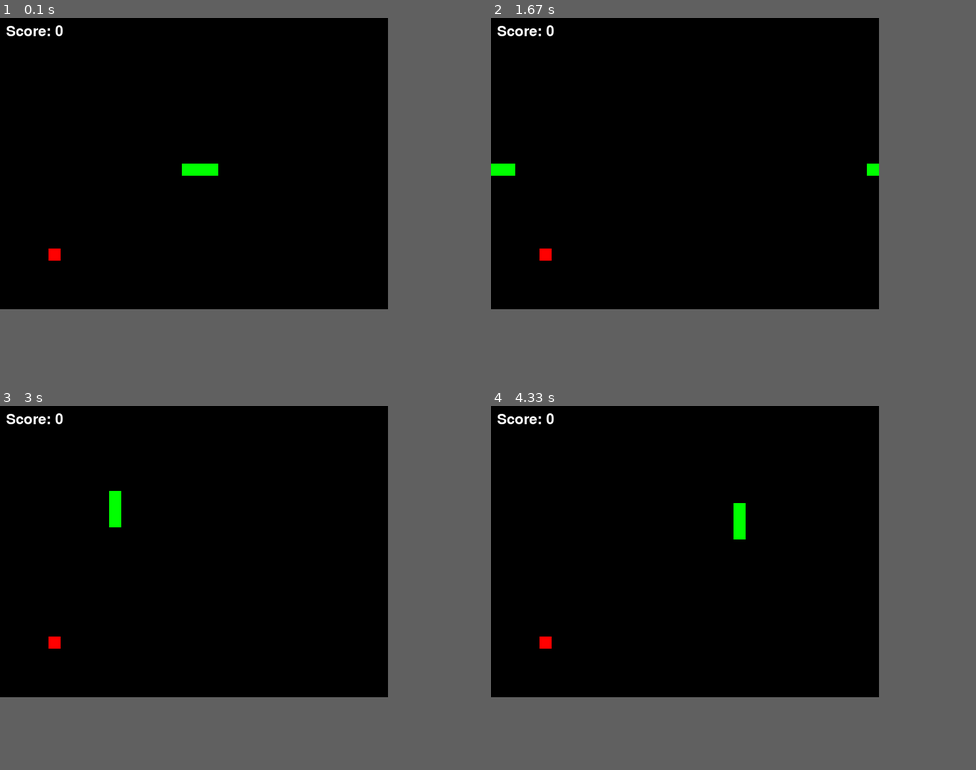
Above: before the commit, frames 1-4 (two rows, left to right).
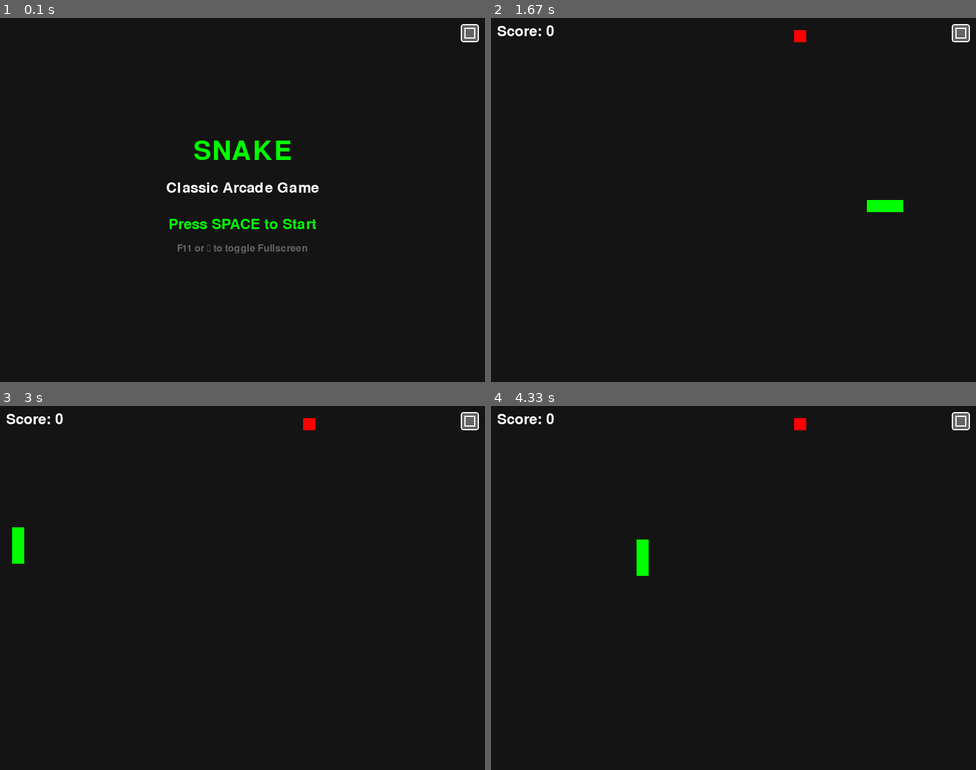
Above: after the commit, the same moments.

Repository: L1ght05/pygame
Game: pygame game, started from main.py
Same seed, same stepped clock (60 frames per second), same inputs: the game is played once before the commit and once after it.
Inputs (mouse positions are in pixels of both pictures, inside the frame that each line leads up to):
- Up to frame 1 (0.1 s): no input
- Up to frame 2 (1.67 s): tap Space at 0.33, 0.73 s; hold F11 0.67-1.13 s; hold Right 0.67-1.13 s; click (617, 203) at 1.3 s
- Up to frame 3 (3 s): click (470, 420) at 2.2 s; hold Up 2.47-2.93 s; tap Space at 2.53 s; hold Right from 2.97 s (still down)
- Up to frame 4 (4.33 s): tap Space at 3.03, 3.53, 3.83, 4.1 s; release Right at 3.43 s; hold Left 3.47-4 s; hold Down from 4.03 s (still down)
In our replay, the window is 640x480 before the commit and 800x600 after it. These sizes can differ from the game's own. Grey fills any space a smaller window leaves; there, only what the larger window draws over its background counts as a difference.

The runs differ from the first frame. In frame 1, 2.4% of the frame differs, in the area x 1-99%, y 1-67%; in frame 2, 0.9%; in frame 3, 0.9%; in frame 4, 0.9%.

Commit message:
full game

Diff:
--- a/food.py
+++ b/food.py
@@ -1,32 +1,38 @@
+# food.py
 import random
 import pygame
-from settings import BLOCK_SIZE, RED, WINDOW_WIDTH, WINDOW_HEIGHT
+from settings import RED
 
 
 class Food:
-    def __init__(self):
-        """Initialize food at a random position."""
+    def __init__(self, block_size=20, offset=(0, 0), grid_size=(800, 600)):
+        self.block_size = block_size
+        self.offset_x, self.offset_y = offset
+        self.grid_width, self.grid_height = grid_size
+        self.color = RED
         self.position = self.random_position()
-        self.color = RED
 
     def random_position(self):
-        """Generate a random position for food on the grid."""
-        x = random.randint(0, (WINDOW_WIDTH - BLOCK_SIZE) // BLOCK_SIZE) * BLOCK_SIZE
-        y = random.randint(0, (WINDOW_HEIGHT - BLOCK_SIZE) // BLOCK_SIZE) * BLOCK_SIZE
-        return (x, y)
+        max_x = self.grid_width // self.block_size
+        max_y = self.grid_height // self.block_size
+        x = random.randint(0, max_x - 1) * self.block_size
+        y = random.randint(0, max_y - 1) * self.block_size
+        return (self.offset_x + x, self.offset_y + y)
 
     def draw(self, screen):
-        """Draw the food on the screen."""
-        pygame.draw.rect(screen, self.color, (self.position[0], self.position[1], BLOCK_SIZE, BLOCK_SIZE))
+        pygame.draw.rect(
+            screen, self.color,
+            (*self.position, self.block_size, self.block_size)
+        )
 
     def respawn(self, snake_body):
-        """Respawn food in a new random location, avoiding snake body."""
-        while True:
-            new_position = self.random_position()
-            if new_position not in snake_body:
-                self.position = new_position
-                break
+        # Try up to 100 times to find free spot
+        for _ in range(100):
+            pos = self.random_position()
+            if pos not in snake_body:
+                self.position = pos
+                return
+        # Fallback: keep current (extremely rare)
 
     def check_collision(self, snake_head):
-        """Check if snake head collides with food."""
         return self.position == snake_head
--- a/main.py
+++ b/main.py
@@ -1,14 +1,14 @@
+# main.py
 """
-Snake Game - Main Launcher
-Automatically runs Stage 4 only.
+Snake Game — Main Entry Point
 """
 
-import stage4_full_game
+from stage4_full_game import run_game
 
 
 def main():
-    print("Running Stage 4...")
-    stage4_full_game.run_stage4()
+    print("Launching Snake Game...")
+    run_game()
 
 
 if __name__ == "__main__":
--- a/scoreboard.py
+++ b/scoreboard.py
@@ -1,27 +1,23 @@
+# scoreboard.py
 import pygame
-from settings import WHITE, WINDOW_WIDTH
+from settings import WHITE
 
 
 class Scoreboard:
-    def __init__(self, font_size=36):
-        """Initialize the scoreboard."""
+    def __init__(self, font_size=36, position=(10, 10)):
         self.score = 0
         self.font = pygame.font.SysFont(None, font_size)
-        self.position = (10, 10)  # Top-left corner
+        self.position = position
 
     def draw(self, screen):
-        """Draw the current score on the screen."""
-        score_text = self.font.render(f"Score: {self.score}", True, WHITE)
-        screen.blit(score_text, self.position)
+        text = self.font.render(f"Score: {self.score}", True, WHITE)
+        screen.blit(text, self.position)
 
     def increment_score(self):
-        """Increase the score by 1."""
         self.score += 1
 
     def reset_score(self):
-        """Reset the score to 0."""
         self.score = 0
 
     def get_score(self):
-        """Return the current score."""
         return self.score
--- a/settings.py
+++ b/settings.py
@@ -1,18 +1,31 @@
-# Game constants and settings for the Snake Game
-WINDOW_WIDTH = 640
-WINDOW_HEIGHT = 480
-BLOCK_SIZE = 20
-FPS = 10
+# settings.py
+import pygame
 
-# Colors (RGB tuples)
+pygame.init()
+info = pygame.display.Info()
+
+# Default windowed size
+DEFAULT_WIDTH = 800
+DEFAULT_HEIGHT = 600
+
+# Colors
 BLACK = (0, 0, 0)
 WHITE = (255, 255, 255)
 GREEN = (0, 255, 0)
 RED = (255, 0, 0)
 BLUE = (0, 0, 255)
+GRAY = (100, 100, 100)
+
+# Game states
+STATE_START = "start"
+STATE_PLAYING = "playing"
+STATE_GAME_OVER = "game_over"
 
 # Directions
 UP = (0, -1)
 DOWN = (0, 1)
 LEFT = (-1, 0)
 RIGHT = (1, 0)
+
+# Default gameplay config (will be overridden per-session)
+FPS = 10
--- a/snake.py
+++ b/snake.py
@@ -1,50 +1,60 @@
+# snake.py
 import pygame
-from settings import BLOCK_SIZE, GREEN, UP, DOWN, LEFT, RIGHT, WINDOW_WIDTH, WINDOW_HEIGHT
+from settings import GREEN, UP, DOWN, LEFT, RIGHT
 
 
 class Snake:
-    def __init__(self, start_x=WINDOW_WIDTH // 2, start_y=WINDOW_HEIGHT // 2):
-        """Initialize the snake with a starting position."""
-        self.body = [(start_x, start_y), (start_x - BLOCK_SIZE, start_y), (start_x - 2 * BLOCK_SIZE, start_y)]
-        self.direction = RIGHT  # Initial direction
-        self.grow = False  # Flag to indicate if snake should grow
+    def __init__(self, start_x, start_y, block_size=20, offset=(0, 0), grid_size=(800, 600)):
+        self.block_size = block_size
+        self.offset_x, self.offset_y = offset
+        self.grid_width, self.grid_height = grid_size
+
+        # Initialize body on-grid
+        self.body = [
+            (start_x, start_y),
+            (start_x - self.block_size, start_y),
+            (start_x - 2 * self.block_size, start_y)
+        ]
+        self.direction = RIGHT
+        self.grow = False
 
     def draw(self, screen):
-        """Draw the snake on the screen."""
         for segment in self.body:
-            pygame.draw.rect(screen, GREEN, (segment[0], segment[1], BLOCK_SIZE, BLOCK_SIZE))
+            pygame.draw.rect(
+                screen, GREEN,
+                (segment[0], segment[1], self.block_size, self.block_size)
+            )
 
     def move(self):
-        """Update the snake's position based on its direction."""
         head_x, head_y = self.body[0]
         dir_x, dir_y = self.direction
-        new_head = (head_x + dir_x * BLOCK_SIZE, head_y + dir_y * BLOCK_SIZE)
+        new_head = (
+            head_x + dir_x * self.block_size,
+            head_y + dir_y * self.block_size
+        )
 
-        # Screen wrapping: if snake goes off edge, wrap around
-        new_head = (new_head[0] % WINDOW_WIDTH, new_head[1] % WINDOW_HEIGHT)
+        # Wrap within grid bounds (offset-aware)
+        rel_x = (new_head[0] - self.offset_x) % self.grid_width
+        rel_y = (new_head[1] - self.offset_y) % self.grid_height
+        new_head = (self.offset_x + rel_x, self.offset_y + rel_y)
 
         self.body.insert(0, new_head)
-
         if not self.grow:
-            self.body.pop()  # Remove tail if not growing
+            self.body.pop()
         else:
-            self.grow = False  # Reset grow flag
+            self.grow = False
 
     def change_direction(self, new_direction):
-        """Change the snake's direction, preventing reversal."""
-        # Prevent the snake from reversing into itself
+        # Prevent 180° turn
         if (new_direction[0] * -1, new_direction[1] * -1) != self.direction:
             self.direction = new_direction
 
     def grow_snake(self):
-        """Set flag to grow the snake on next move."""
         self.grow = True
 
     def check_self_collision(self):
-        """Check if snake has collided with itself."""
         head = self.body[0]
         return head in self.body[1:]
 
     def get_head_position(self):
-        """Return the position of the snake's head."""
         return self.body[0]
--- a/stage4_full_game.py
+++ b/stage4_full_game.py
@@ -1,85 +1,206 @@
+# stage4_full_game.py
 import pygame
-from settings import WINDOW_WIDTH, WINDOW_HEIGHT, BLACK, WHITE, FPS, UP, DOWN, LEFT, RIGHT
+import os
+from settings import (
+    DEFAULT_WIDTH, DEFAULT_HEIGHT, BLACK, WHITE, GRAY, RED, GREEN,
+    FPS, UP, DOWN, LEFT, RIGHT,
+    STATE_START, STATE_PLAYING, STATE_GAME_OVER
+)
 from snake import Snake
 from food import Food
 from scoreboard import Scoreboard
 
-def run_stage4():
+
+def load_sound(path, vol=0.6):
+    class Dummy:
+        def play(self): pass
+        def set_volume(self, v): pass
+    if os.path.exists(path):
+        try:
+            snd = pygame.mixer.Sound(path)
+            snd.set_volume(vol)
+            return snd
+        except:
+            pass
+    return Dummy()
+
+
+def run_game():
     pygame.init()
     pygame.mixer.init()
 
-    screen = pygame.display.set_mode((WINDOW_WIDTH, WINDOW_HEIGHT))
-    pygame.display.set_caption("Snake Game - Stage 4")
+    # Initial window
+    screen = pygame.display.set_mode((DEFAULT_WIDTH, DEFAULT_HEIGHT), pygame.RESIZABLE)
+    pygame.display.set_caption("Snake Game")
     clock = pygame.time.Clock()
-    font = pygame.font.SysFont(None, 48)
-
-    start_sound = pygame.mixer.Sound("pygame/assets/game-start-317318.mp3")
-    pickup_sound = pygame.mixer.Sound("pygame/assets/coin_c_02-102844.mp3")
-    death_sound = pygame.mixer.Sound("pygame/assets/dead-sound-221863.mp3")
-
-    start_sound.set_volume(0.7)
-    pickup_sound.set_volume(0.6)
-    death_sound.set_volume(0.8)
-
-    snake = Snake()
-    food = Food()
-    scoreboard = Scoreboard()
-    game_over = False
-
-    start_sound.play()
+
+    font_large = pygame.font.SysFont(None, 64)
+    font_med = pygame.font.SysFont(None, 36)
+    font_small = pygame.font.SysFont(None, 24)
+
+    # Load sounds (safe)
+    start_snd = load_sound("assets/game-start-317318.mp3", 0.7)
+    pickup_snd = load_sound("assets/coin_c_02-102844.mp3", 0.6)
+    death_snd = load_sound("assets/dead-sound-221863.mp3", 0.8)
+
+    # Game objects
+    snake = None
+    food = None
+    scoreboard = None
+
+    game_state = STATE_START
+    fullscreen = False
+
+    # Fullscreen dims (cached)
+    info = pygame.display.Info()
+    fs_w, fs_h = info.current_w, info.current_h
+
+    def compute_layout():
+        w, h = screen.get_size()
+        # Target grid: ~40×30 blocks max, min block=15
+        ideal_blocks_w, ideal_blocks_h = 40, 30
+        block_w = max(15, w // ideal_blocks_w)
+        block_h = max(15, h // ideal_blocks_h)
+        block = min(block_w, block_h)  # square blocks
+
+        grid_w = (w // block) * block
+        grid_h = (h // block) * block
+        ox = (w - grid_w) // 2
+        oy = (h - grid_h) // 2
+        return {
+            'width': w, 'height': h,
+            'grid_w': grid_w, 'grid_h': grid_h,
+            'block': block,
+            'ox': ox, 'oy': oy
+        }
+
+    layout = compute_layout()
 
     def reset_game():
-        nonlocal snake, food, scoreboard, game_over
-        snake = Snake()
-        food = Food()
-        scoreboard.reset_score()
-        game_over = False
-        start_sound.play()
+        nonlocal snake, food, scoreboard, game_state
+        layout = compute_layout()
+        ox, oy = layout['ox'], layout['oy']
+        gw, gh, block = layout['grid_w'], layout['grid_h'], layout['block']
+
+        # Centered start
+        start_x = ox + gw // 2
+        start_y = oy + gh // 2
+        # Snap to grid
+        start_x = ox + ((start_x - ox) // block) * block
+        start_y = oy + ((start_y - oy) // block) * block
+
+        snake = Snake(start_x, start_y, block_size=block, offset=(ox, oy), grid_size=(gw, gh))
+        food = Food(block_size=block, offset=(ox, oy), grid_size=(gw, gh))
+        scoreboard = Scoreboard(position=(layout['ox'] + 10, layout['oy'] + 10))
+        game_state = STATE_PLAYING
+        start_snd.play()
 
     running = True
     while running:
-        for event in pygame.event.get():
+        events = pygame.event.get()
+        for event in events:
             if event.type == pygame.QUIT:
                 running = False
+
+            elif event.type == pygame.VIDEORESIZE and not fullscreen:
+                screen = pygame.display.set_mode((event.w, event.h), pygame.RESIZABLE)
+                layout = compute_layout()
+
             elif event.type == pygame.KEYDOWN:
-                if game_over:
+                if event.key == pygame.K_F11:
+                    fullscreen = not fullscreen
+                    if fullscreen:
+                        screen = pygame.display.set_mode((fs_w, fs_h), pygame.FULLSCREEN)
+                    else:
+                        screen = pygame.display.set_mode((DEFAULT_WIDTH, DEFAULT_HEIGHT), pygame.RESIZABLE)
+                    layout = compute_layout()
+
+                elif game_state == STATE_START and event.key == pygame.K_SPACE:
+                    reset_game()
+
+                elif game_state == STATE_PLAYING:
+                    if event.key == pygame.K_UP: snake.change_direction(UP)
+                    elif event.key == pygame.K_DOWN: snake.change_direction(DOWN)
+                    elif event.key == pygame.K_LEFT: snake.change_direction(LEFT)
+                    elif event.key == pygame.K_RIGHT: snake.change_direction(RIGHT)
+
+                elif game_state == STATE_GAME_OVER:
                     if event.key == pygame.K_r:
                         reset_game()
-                else:
-                    if event.key == pygame.K_UP:
-                        snake.change_direction(UP)
-                    elif event.key == pygame.K_DOWN:
-                        snake.change_direction(DOWN)
-                    elif event.key == pygame.K_LEFT:
-                        snake.change_direction(LEFT)
-                    elif event.key == pygame.K_RIGHT:
-                        snake.change_direction(RIGHT)
-
-        if not game_over:
+                    elif event.key == pygame.K_e:
+                        running = False  # exit
+
+        # --- Fullscreen button (□) ---
+        w, h = screen.get_size()
+        btn_size = 30
+        btn_rect = pygame.Rect(w - btn_size - 10, 10, btn_size, btn_size)
+
+        # Check mouse click
+        mouse_pos = pygame.mouse.get_pos()
+        for event in events:
+            if event.type == pygame.MOUSEBUTTONDOWN and event.button == 1:
+                if btn_rect.collidepoint(mouse_pos):
+                    fullscreen = not fullscreen
+                    if fullscreen:
+                        screen = pygame.display.set_mode((fs_w, fs_h), pygame.FULLSCREEN)
+                    else:
+                        screen = pygame.display.set_mode((DEFAULT_WIDTH, DEFAULT_HEIGHT), pygame.RESIZABLE)
+                    layout = compute_layout()
+
+        # --- Game Logic ---
+        if game_state == STATE_PLAYING and snake:
             snake.move()
-            if food.check_collision(snake.get_head_position()):
+            head = snake.get_head_position()
+            if food.check_collision(head):
                 snake.grow_snake()
                 food.respawn(snake.body)
                 scoreboard.increment_score()
-                pickup_sound.play()
+                pickup_snd.play()
             if snake.check_self_collision():
-                game_over = True
-                death_sound.play()
-
+                game_state = STATE_GAME_OVER
+                death_snd.play()
+
+        # --- Render ---
         screen.fill(BLACK)
-        snake.draw(screen)
-        food.draw(screen)
-        scoreboard.draw(screen)
-
-        if game_over:
-            game_over_text = font.render("Game Over! Press R to Restart", True, WHITE)
-            text_rect = game_over_text.get_rect(center=(WINDOW_WIDTH // 2, WINDOW_HEIGHT // 2))
-            screen.blit(game_over_text, text_rect)
+
+        # Draw play area
+        ox, oy = layout['ox'], layout['oy']
+        gw, gh = layout['grid_w'], layout['grid_h']
+        pygame.draw.rect(screen, (20, 20, 20), (ox, oy, gw, gh))
+
+        # Draw game objects
+        if snake: snake.draw(screen)
+        if food: food.draw(screen)
+        if scoreboard: scoreboard.draw(screen)
+
+        # Fullscreen toggle button
+        pygame.draw.rect(screen, GRAY, btn_rect, border_radius=4)
+        pygame.draw.rect(screen, WHITE, btn_rect, 2, border_radius=4)
+        inner = btn_rect.inflate(-12, -12)
+        pygame.draw.rect(screen, WHITE, inner, 2)  # □
+
+        # Screens
+        if game_state == STATE_START:
+            title = font_large.render("SNAKE", True, GREEN)
+            sub = font_med.render("Classic Arcade Game", True, WHITE)
+            start = font_med.render("Press SPACE to Start", True, GREEN)
+            hint = font_small.render("F11 or □ to toggle Fullscreen", True, GRAY)
+            screen.blit(title, title.get_rect(center=(w//2, h//2 - 80)))
+            screen.blit(sub, sub.get_rect(center=(w//2, h//2 - 20)))
+            screen.blit(start, start.get_rect(center=(w//2, h//2 + 40)))
+            screen.blit(hint, hint.get_rect(center=(w//2, h//2 + 80)))
+
+        elif game_state == STATE_GAME_OVER and scoreboard:
+            over = font_large.render("GAME OVER", True, RED)
+            final = font_med.render(f"Score: {scoreboard.get_score()}", True, WHITE)
+            restart = font_med.render("Press R to Restart", True, GREEN)
+            ex = font_med.render("Press E to Exit", True, WHITE)
+            screen.blit(over, over.get_rect(center=(w//2, h//2 - 60)))
+            screen.blit(final, final.get_rect(center=(w//2, h//2)))
+            screen.blit(restart, restart.get_rect(center=(w//2, h//2 + 50)))
+            screen.blit(ex, ex.get_rect(center=(w//2, h//2 + 90)))
 
         pygame.display.flip()
         clock.tick(FPS)
 
     pygame.quit()
-
-if __name__ == "__main__":
-    run_stage4()
